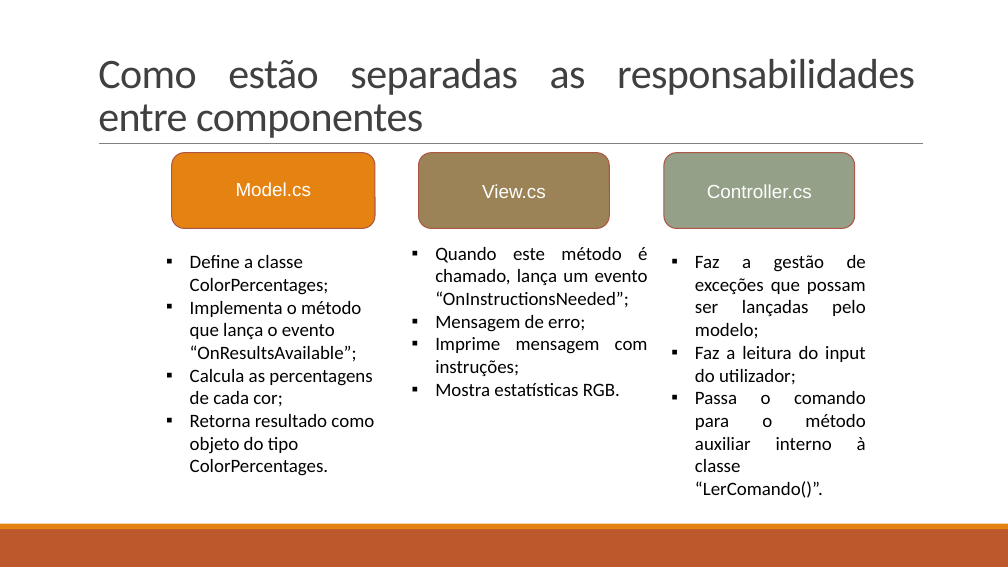
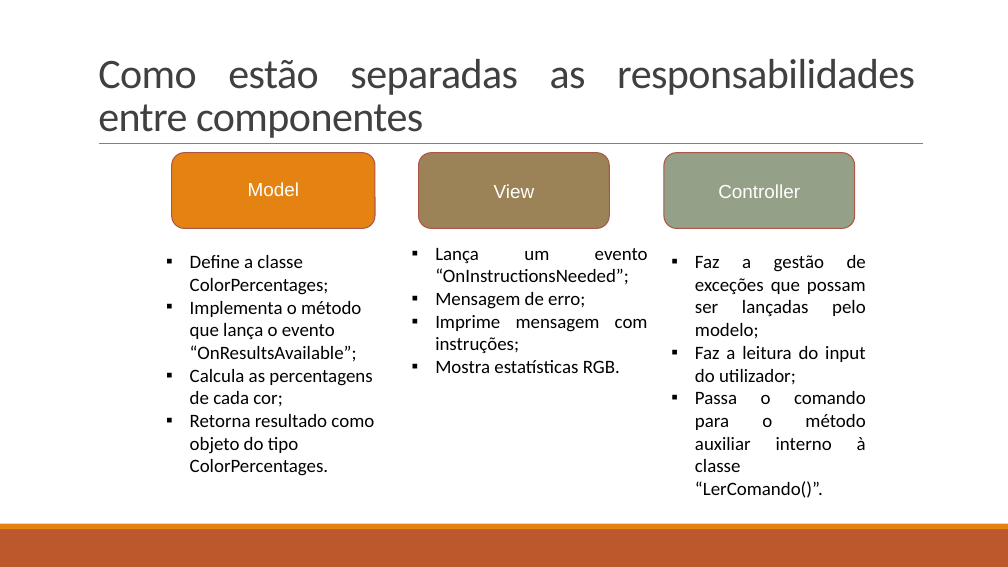
Before and after one commit to lightningspirit/LDS2023, a slide deck: slide 3 of Apresentação da aplicação demonstradora de análise e edição de imagens.pptx. Drawn at 1008x567 pixels with LibreOffice and Linux fonts; fonts in the diff are those of the drawing. Boxes give left, top, right and bottom in pixels: in the first picture for what was removed or moved away, otherwise in the second. Text is boxed around its words. In the diff, an @@ line names an element or a change of style, - is before the commit and + after.

```diff
--- a/Apresentação da aplicação demonstradora de análise e edição de imagens.pptx
+++ b/Apresentação da aplicação demonstradora de análise e edição de imagens.pptx
@@ text at box(248, 182, 299, 196): text changed @@
-Model.cs
+Model
@@ text in rounded rectangle at box(494, 184, 535, 198): text changed @@
-View.cs
+View
@@ text in rounded rectangle at box(718, 184, 800, 198): text changed @@
-Controller.cs
+Controller
@@ text at box(435, 248, 648, 285): text changed @@
-▪ Quando este método é chamado, lança um evento “OnInstructionsNeeded”;
+▪ Lança um evento “OnInstructionsNeeded”;
```
Also in this commit, not shown: 4 other slides changed.
